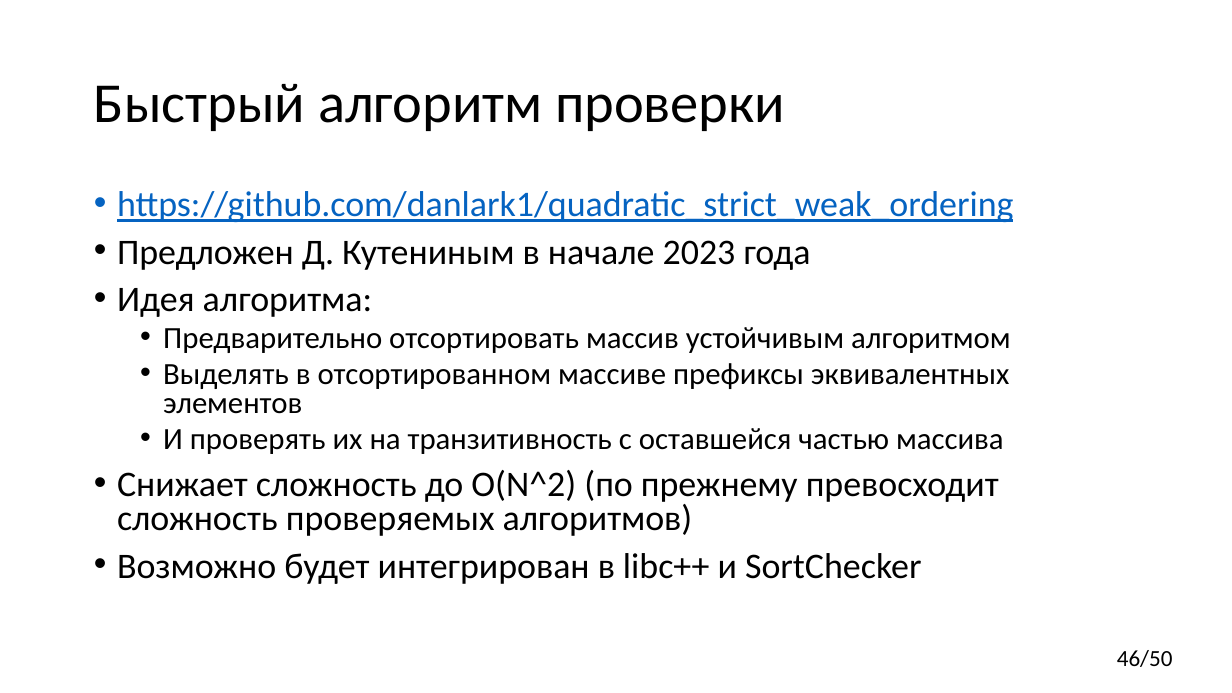
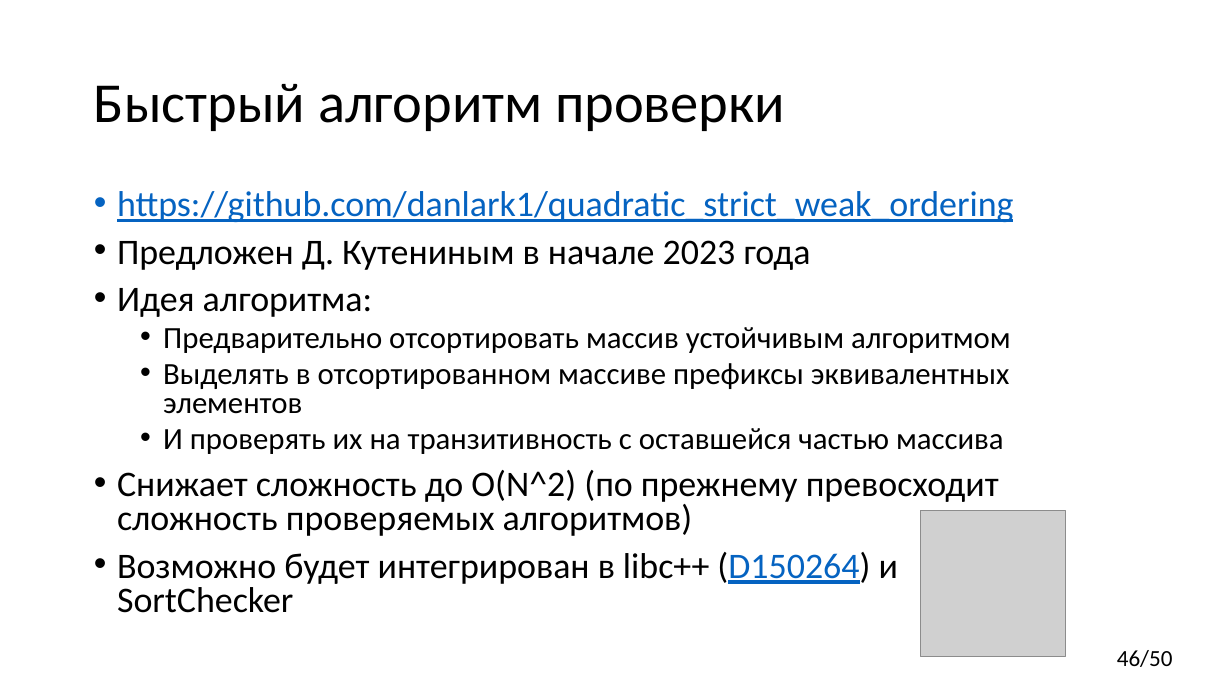
Before and after one commit to yugr/CppRussia, a slide deck: slide 46 of 2023/RU.pptx. Drawn at 1232x693 pixels with LibreOffice and Linux fonts; fonts in the diff are those of the drawing; grey boxes stand for pictures. Boxes give left, top, right and bottom in pixels: in the first picture for what was removed or moved away, otherwise in the second. Text is boxed around its words. In the diff, an @@ line names an element or a change of style, - is before the commit and + after.

Commit message:
Added link to Phabricator PR.

```diff
--- a/2023/RU.pptx
+++ b/2023/RU.pptx
@@ picture added at [921,511,1066,656] @@
@@ text at [117,552,898,613]: text changed @@
-• Возможно будет интегрирован в libc++ и SortChecker
+• Возможно будет интегрирован в libc++ (D150264) и SortChecker
```
